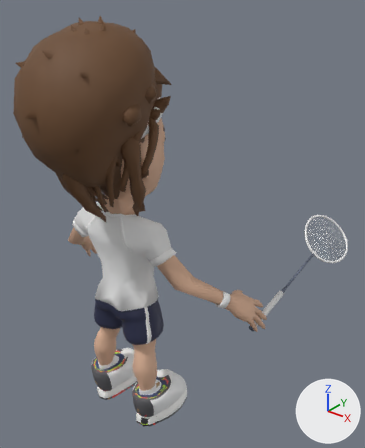
A saved change to the FBX model unity/BirdieSmash/Assets/Resources/karakter/oyuncak_uzun.fbx.
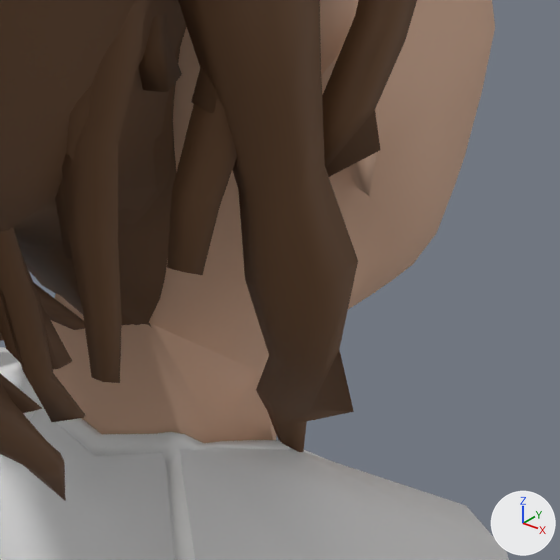
The first picture shows the older version from a camera (50 mm lens) standing at (1.022, -0.965, 1.392) and looking at (0.017, 0.29, 0.614). The close-ups show the older and then the newer version on the part from 27% to 48% of the width and 35% to 52% of the height of that picture. Only the edits that show in the close-ups are written down. Lighting does not change. The marker at lower right points along +X, +Y and +Z. Where no turn or scale is listed for an object, it has been applied to the vertices. Vertices at exactly the same position are counted once.

Objects in the first close-up: 'oy_forma__forma', 'oy_govde__govde', 'sac_afro__sac', 'sac_atkuyrugu__sac', 'sac_iki_orgu__sac', 'sac_kazima__sac', 'sac_mullet__sac', 'sac_orgu__sac', 'sac_rasta__sac'.
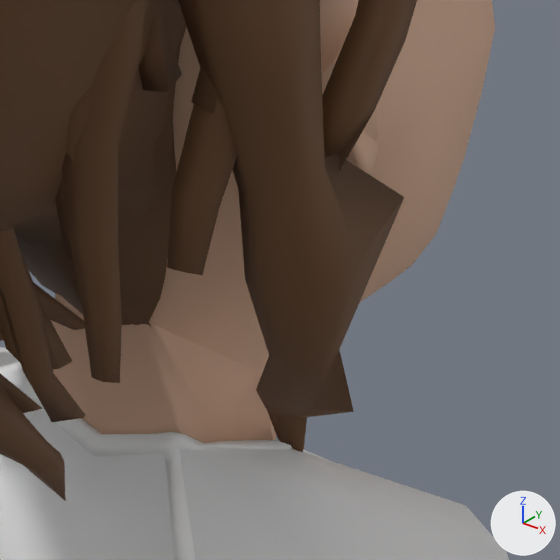
Changed parts and their boxes [x1, y1, x2, y2] in the close-ups (560 x 560 px; the box of a moved part takes in the faces that stretch with it):
'sac_iki_orgu__sac', reshaped
    before: [178, 0, 358, 452]
    after: [178, 0, 404, 452]
part 1 of me_sac_rasta, moved or reshaped
    before: [325, 104, 380, 177]
    after: [327, 104, 375, 171]
part 2 of me_sac_iki_orgu, moved or reshaped
    both: [256, 390, 351, 452]
part 3 of me_sac_iki_orgu, moved or reshaped (mostly hidden before)
    before: [325, 168, 356, 254]
    after: [324, 152, 404, 347]

Patch to the scene script:
```diff
--- a/unity/BirdieSmash/Assets/Resources/karakter/oyuncak_uzun.fbx.py
+++ b/unity/BirdieSmash/Assets/Resources/karakter/oyuncak_uzun.fbx.py
@@ me_sac_iki_orgu @@
 me_sac_iki_orgu.from_pydata(...)  # 389 vertices, 344 faces; spans x -0.159..0.159, y -0.14..0.156, z 0.756..1.142
 # used by ob_sac_iki_orgu__sac; location = (0.0, 0.0, 0.0)
-me_sac_iki_orgu.vertices[323].co = (0.078, 0.003, 0.778)  # pixel (294, 424)
-me_sac_iki_orgu.vertices[324].co = (0.073, 0.0, 0.778)  # pixel (277, 424)
-me_sac_iki_orgu.vertices[329].co = (0.076, 0.009, 0.757)
-me_sac_iki_orgu.vertices[309].co = (0.133, -0.026, 0.879)
+# me_sac_iki_orgu part 2
+me_sac_iki_orgu.vertices[323].co = (0.075, 0.006, 0.78)  # pixel (292, 415)
+me_sac_iki_orgu.vertices[324].co = (0.069, 0.002, 0.78)  # pixel (275, 415)
+me_sac_iki_orgu.vertices[329].co = (0.076, 0.008, 0.758)
+# me_sac_iki_orgu part 3
+me_sac_iki_orgu.vertices[309].co = (0.152, -0.009, 0.896)  # pixel (404, 197)
 me_sac_iki_orgu.materials.append(mat_oy_sac)
@@ me_sac_rasta @@
 me_sac_rasta.from_pydata(...)  # 872 vertices, 771 faces; spans x -0.151..0.157, y -0.179..0.157, z 0.784..1.144
 # used by ob_sac_rasta__sac; location = (0.0, 0.0, 0.0)
-me_sac_rasta.vertices[311].co = (0.151, -0.021, 0.918)  # pixel (380, 150)
+# me_sac_rasta part 1
+me_sac_rasta.vertices[311].co = (0.143, -0.035, 0.909)
 me_sac_rasta.materials.append(mat_oy_sac)
```
